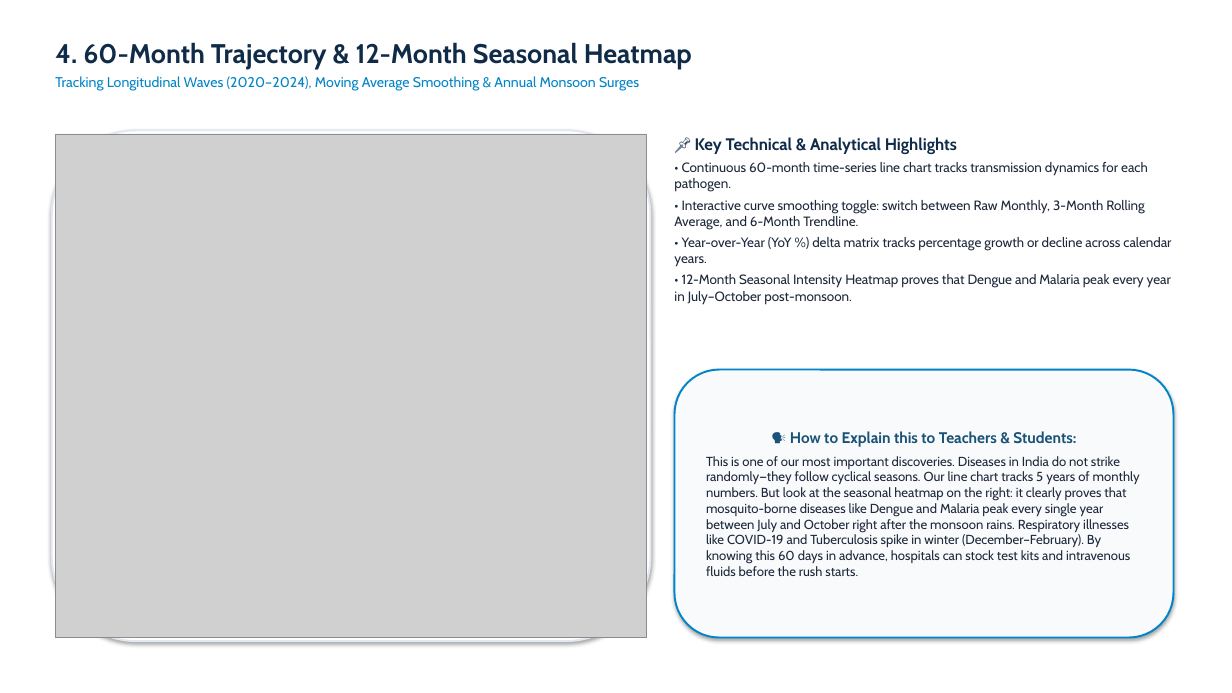
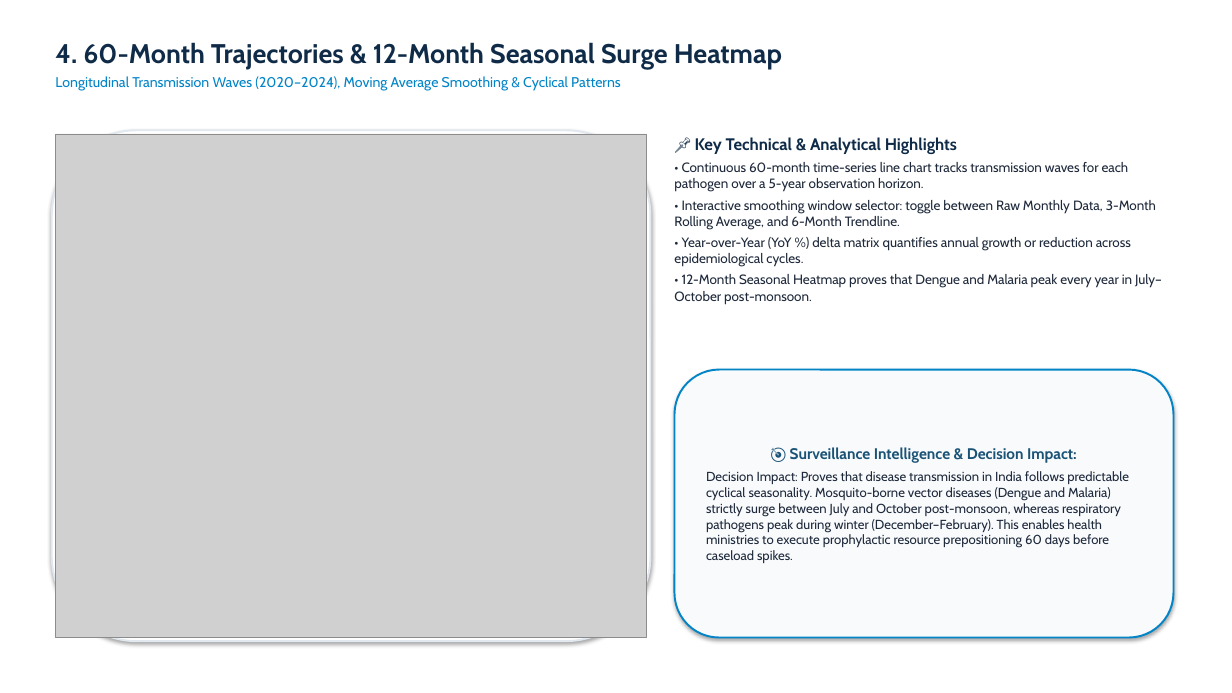
Before and after one commit to Argjain/2500320140031-disease-trend-analysis., a slide deck: slide 5 of docs/18_ArgJain_DiseaseTrendAnalysis_Presentation.pptx. Drawn at 1232x693 pixels with LibreOffice and Linux fonts; fonts in the diff are those of the drawing; grey boxes stand for pictures. Boxes give left, top, right and bottom in pixels: in the first picture for what was removed or moved away, otherwise in the second. Text is boxed around its words. In the diff, an @@ line names an element or a change of style, - is before the commit and + after.

Commit message:
docs: merge all 18 project documents into single master PDF and refine PPT for formal academic submission

```diff
--- a/docs/18_ArgJain_DiseaseTrendAnalysis_Presentation.pptx
+++ b/docs/18_ArgJain_DiseaseTrendAnalysis_Presentation.pptx
@@ text at [55, 42, 782, 91]: text changed @@
-4. 60-Month Trajectory & 12-Month Seasonal Heatmap
-Tracking Longitudinal Waves (2020–2024), Moving Average Smoothing & Annual Monsoon Surges
+4. 60-Month Trajectories & 12-Month Seasonal Surge Heatmap
+Longitudinal Transmission Waves (2020–2024), Moving Average Smoothing & Cyclical Patterns
@@ text at [674, 162, 1162, 304]: text changed @@
-• Continuous 60-month time-series line chart tracks transmission dynamics for each pathogen.
-• Interactive curve smoothing toggle: switch between Raw Monthly, 3-Month Rolling Average, and 6-Month Trendline.
-• Year-over-Year (YoY %) delta matrix tracks percentage growth or decline across calendar years.
-• 12-Month Seasonal Intensity Heatmap proves that Dengue and Malaria peak every year in July–October post-monsoon.
+• Continuous 60-month time-series line chart tracks transmission waves for each pathogen over a 5-year observation horizon.
+• Interactive smoothing window selector: toggle between Raw Monthly Data, 3-Month Rolling Average, and 6-Month Trendline.
+• Year-over-Year (YoY %) delta matrix quantifies annual growth or reduction across epidemiological cycles.
+• 12-Month Seasonal Heatmap proves that Dengue and Malaria peak every year in July–October post-monsoon.
@@ text in rounded rectangle at [706, 447, 1129, 563]: text changed @@
-🗣️ How to Explain this to Teachers & Students:
-This is one of our most important discoveries. Diseases in India do not strike randomly—they follow cyclical seasons. Our line chart tracks 5 years of monthly numbers. But look at the seasonal heatmap on the right: it clearly proves that mosquito-borne diseases like Dengue and Malaria peak every single year between July and October right after the monsoon rains. Respiratory illnesses like COVID-19 and Tuberculosis spike in winter (December–February). By knowing this 60 days in advance, hospitals can stock test kits and intravenous fluids before the rush starts.
+🎯 Surveillance Intelligence & Decision Impact:
+Decision Impact: Proves that disease transmission in India follows predictable cyclical seasonality. Mosquito-borne vector diseases (Dengue and Malaria) strictly surge between July and October post-monsoon, whereas respiratory pathogens peak during winter (December–February). This enables health ministries to execute prophylactic resource prepositioning 60 days before caseload spikes.
```
Also in this commit, not shown: 11 other slides changed, 2 slides added, 2 slides removed, 19 other files.
